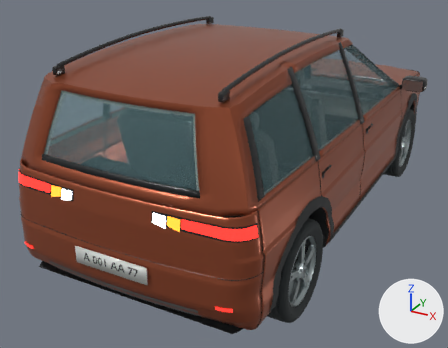
An edit to the Blender file ArtSource/Vehicles/DS_Crossover_A.blend, drawn before and after from the same camera.
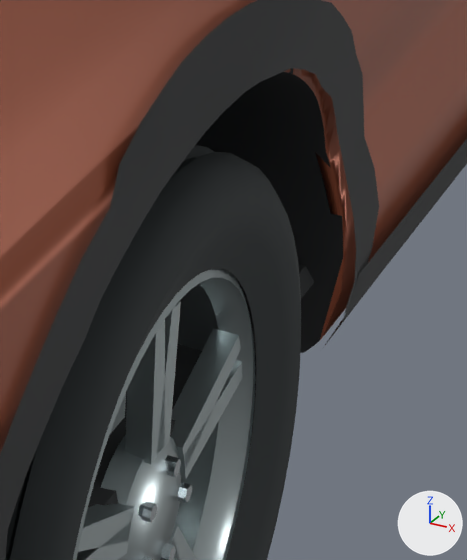
The first picture shows the older version from a 50 mm camera at (2.09, -4.61, 2.55) aimed at (-0.25, -0.35, 0.42). The close-ups show the older and then the newer version on the part from 62% to 77% of the width and 57% to 80% of the height of that picture. Only the edits that show in the close-ups are written down. The lights are fixed; the arrows at lower right show +X, +Y and +Z.

The first close-up shows 'ArchCladding_R_R', 'Cabin_Floor', 'Door_Rear_R', 'Fender_Rear_R', 'SillCladding_R', 'Wheel_RR_Hub', 'Wheel_RR_Rim', 'Wheel_RR_Tyre', 'Wheelhouse_Rear_R' and 1 more.
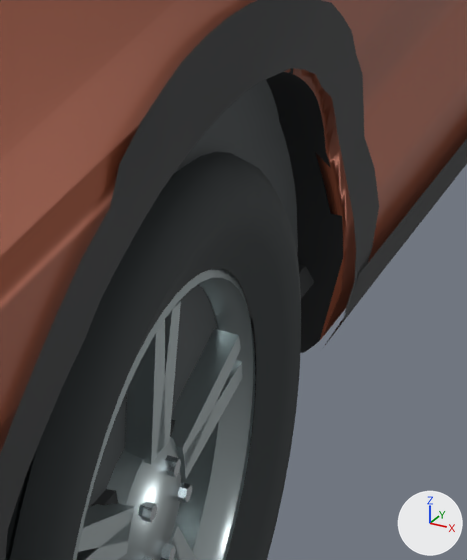
The change, as a list of edits to the scene's bpy script:
```text
Add me_cabin_sidelining_r:
    me_cabin_sidelining_r.from_pydata(...)  # 203 vertices, 168 faces; spans x 0.8..0.85, y -1.95..0.8, z 0.39..0.99
    me_cabin_sidelining_r.polygons.foreach_set('use_smooth', [True] * 168)
    me_cabin_sidelining_r.materials.append(mat_interior_graphite)  # dark grey #373e40
Change ob_wheel_rr_rim:
    add _m = ob_wheel_rr_rim.modifiers.new('Weighted normals', 'WEIGHTED_NORMAL')
    add _m.keep_sharp = True
Add ob_cabin_sidelining_r:
    ob_cabin_sidelining_r = bpy.data.objects.new('Cabin_SideLining_R', me_cabin_sidelining_r)
    ob_cabin_sidelining_r.parent = ob_ds_crossover_a
    ob_cabin_sidelining_r.location = (0.0, 0.0, 0.0)
    _m = ob_cabin_sidelining_r.modifiers.new('Weighted normals', 'WEIGHTED_NORMAL')
    _m.keep_sharp = True
```

Changed parts and their boxes [x1, y1, x2, y2] in the close-ups (467 x 560 px):
'Cabin_SideLining_R', added
    after: [88, 80, 298, 507]
'Cabin_Floor', unchanged, covered by the edit
    before: [88, 264, 314, 507]
    after: [92, 264, 314, 506]
